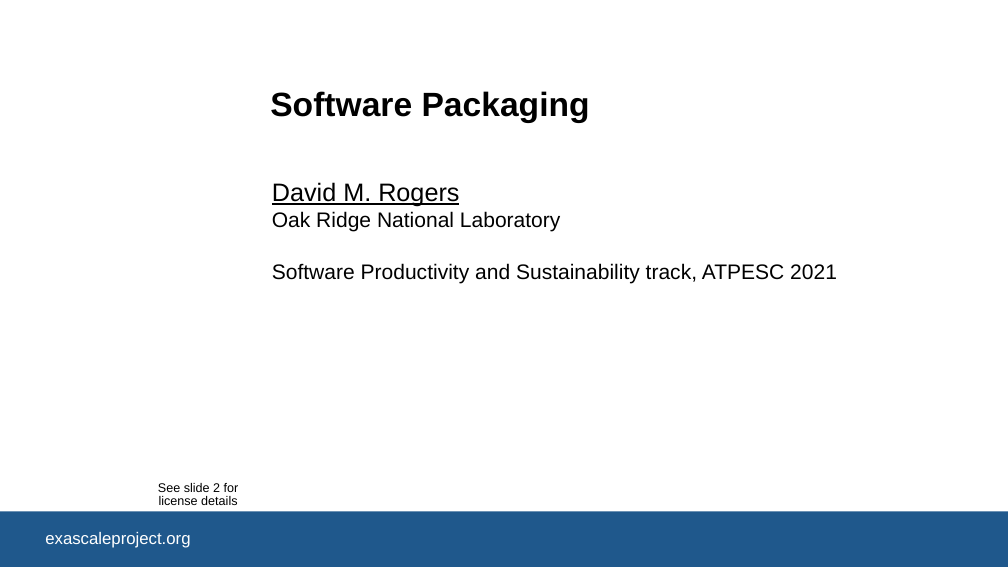
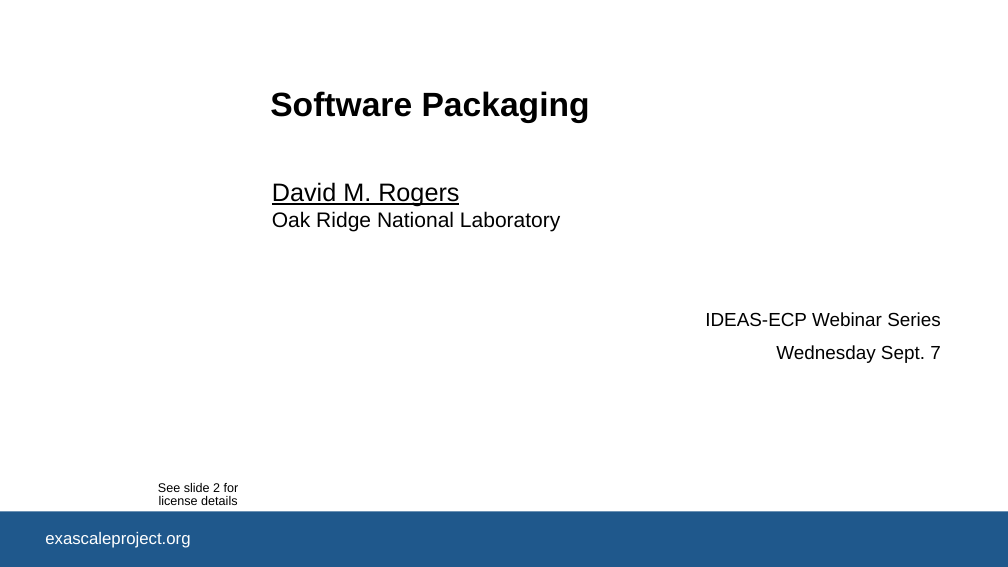
Before and after one commit to bssw-tutorial/presentations, a slide deck: slide 1 of packaging.pptx. Drawn at 1008x567 pixels with LibreOffice and Linux fonts; fonts in the diff are those of the drawing; background and template pictures are left out. Boxes give left, top, right and bottom in pixels: in the first picture for what was removed or moved away, otherwise in the second. Text is boxed around its words. In the diff, an @@ line names an element or a change of style, - is before the commit and + after.

Commit message:
Updated packaging.

```diff
--- a/packaging.pptx
+++ b/packaging.pptx
@@ subtitle at [705,312,941,363]: text changed; size 20 to 18 pt @@
-Software Productivity and Sustainability track, ATPESC 2021
+IDEAS-ECP Webinar Series
+Wednesday Sept. 7
```
Also in this commit, not shown: 28 other slides changed, 22 slides added.
